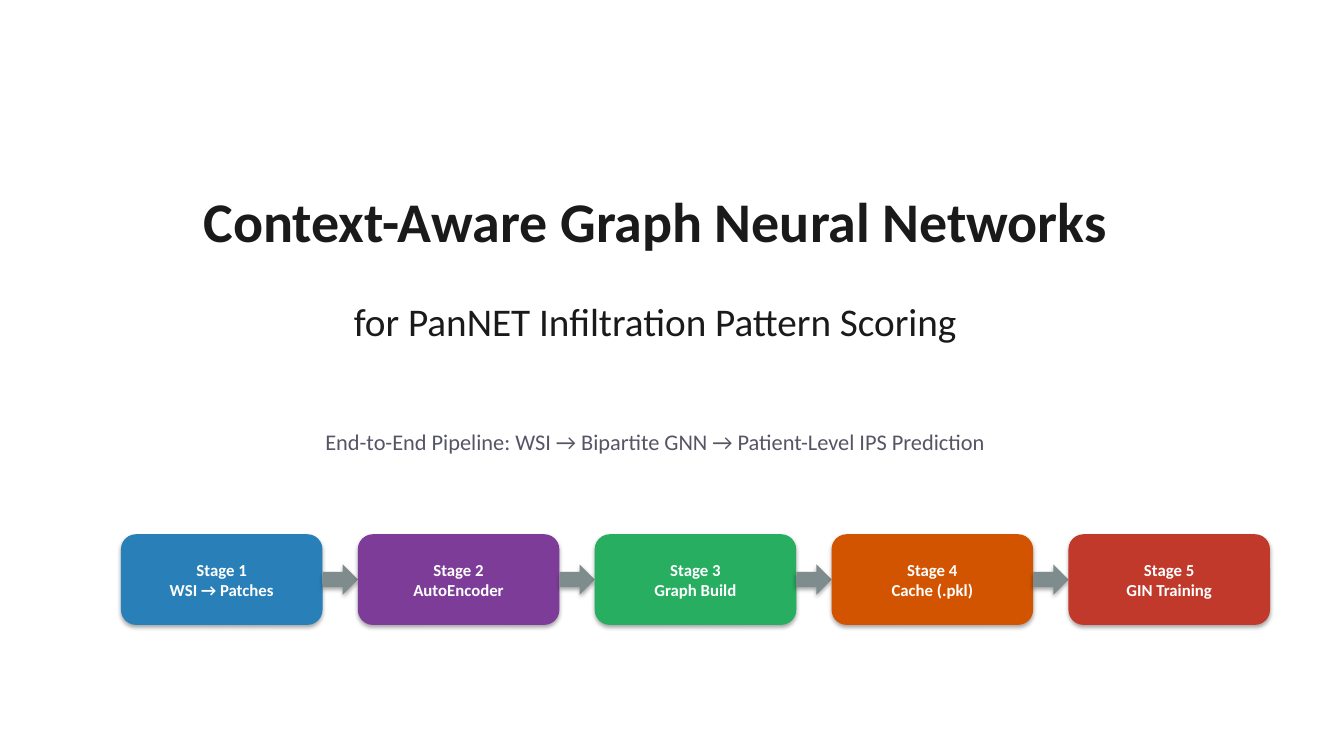
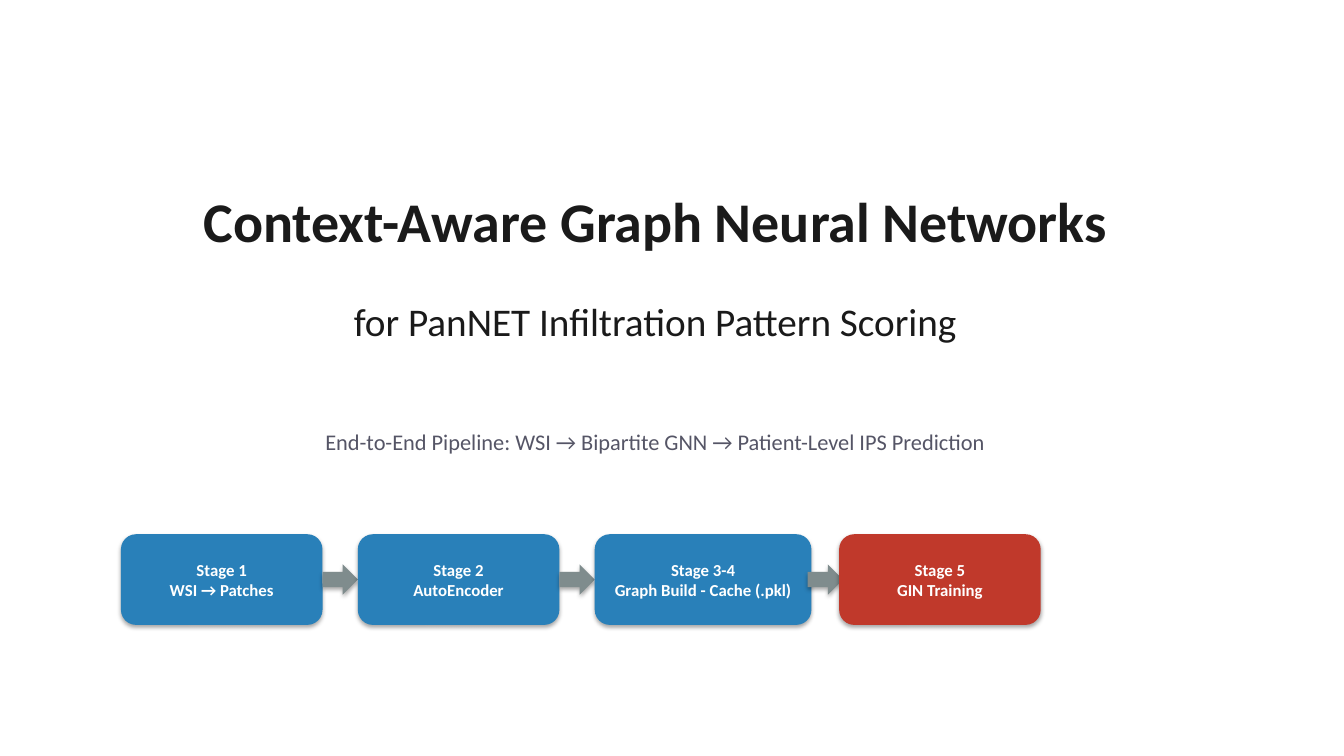
Before and after one commit to sinan-cakmak/pannet_pipeline, a slide deck: slide 1 of PanNET_Pipeline_Presentation.pptx. Drawn at 1344x756 pixels with LibreOffice and Linux fonts; fonts in the diff are those of the drawing. Boxes give left, top, right and bottom in pixels: in the first picture for what was removed or moved away, otherwise in the second. Text is boxed around its words. In the diff, an @@ line names an element or a change of style, - is before the commit and + after.

Commit message:
Add new documentation and presentation files for GIN model
- Introduced `GIN_EXPLAINED.md`, a comprehensive guide detailing the GIN model's functionality and its application in predicting infiltration patterns from bipartite graphs.
- Added `Cell_Gate_Mechanism.pptx`, a PowerPoint presentation outlining the Cell-Conditioned Gate mechanism, enhancing understanding of the model's biological relevance.
- Updated `PanNET_Pipeline_Presentation.pptx` with the latest findings and visual enhancements to improve clarity and engagement.

```diff
--- a/PanNET_Pipeline_Presentation.pptx
+++ b/PanNET_Pipeline_Presentation.pptx
@@ rounded rectangle "Stage 2 AutoEncoder" at bbox=[358, 534, 560, 625]: fill #7D3C98 to #2980B9 @@
@@ rounded rectangle "Stage 3-4 Graph Build - ...": place and size @@
-rounded rectangle "Stage 3-4 Graph Build - ..." at bbox=[595, 534, 797, 625]
+rounded rectangle "Stage 3-4 Graph Build - ..." at bbox=[595, 534, 812, 625]
@@ rounded rectangle "Stage 3-4 Graph Build - ..." at bbox=[595, 534, 812, 625]: fill #27AE60 to #2980B9 @@
@@ rounded rectangle removed at bbox=[832, 534, 1033, 625] @@
-Stage 4
-Cache (.pkl)
@@ rounded rectangle "Stage 5 GIN Training": place and size @@
-rounded rectangle "Stage 5 GIN Training" at bbox=[1069, 534, 1270, 625]
+rounded rectangle "Stage 5 GIN Training" at bbox=[839, 534, 1041, 625]
@@ text in rounded rectangle at bbox=[615, 565, 791, 599]: text changed @@
-Stage 3
-Graph Build
+Stage 3-4
+Graph Build - Cache (.pkl)
@@ right arrow: place and size @@
-right arrow at bbox=[797, 565, 832, 595]
+right arrow at bbox=[808, 565, 843, 595]
@@ right arrow removed at bbox=[1033, 565, 1069, 595] @@
```
Also in this commit, not shown: 5 other slides changed, 3 slides added, 3 slides removed, 2 other files.
